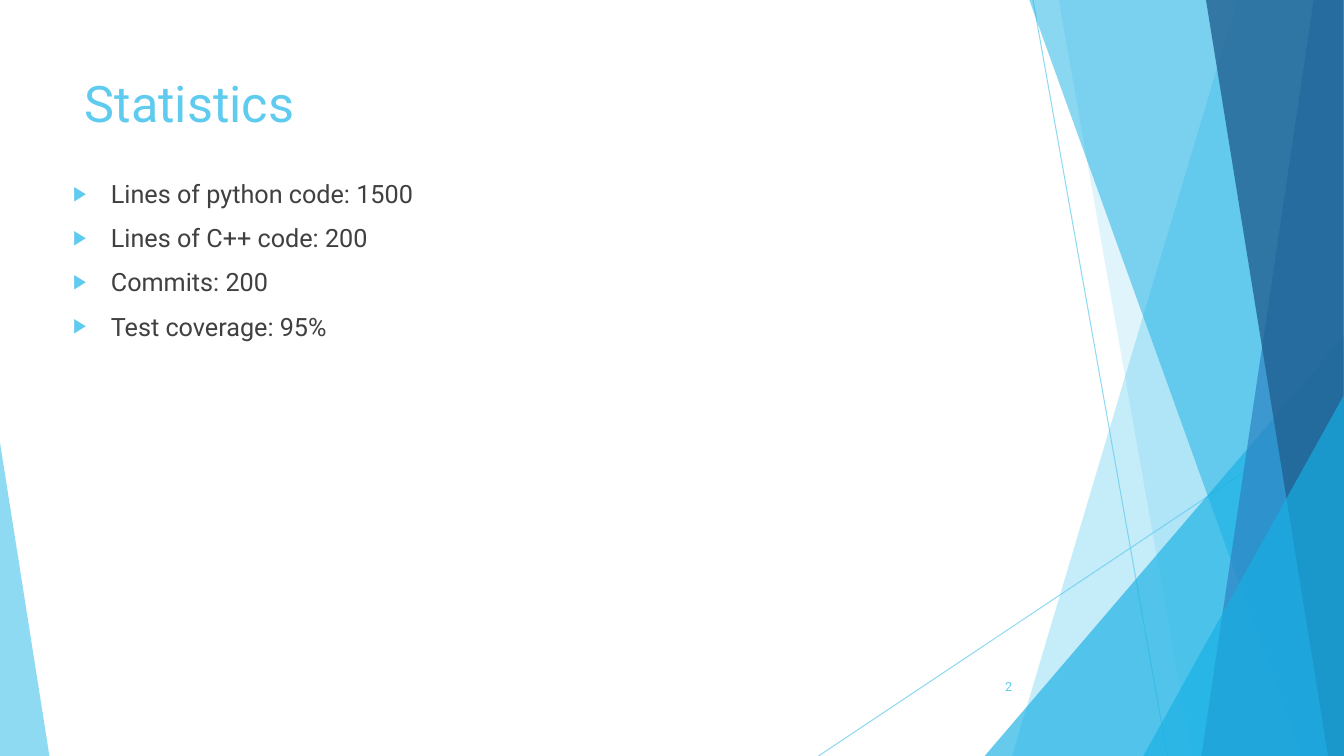
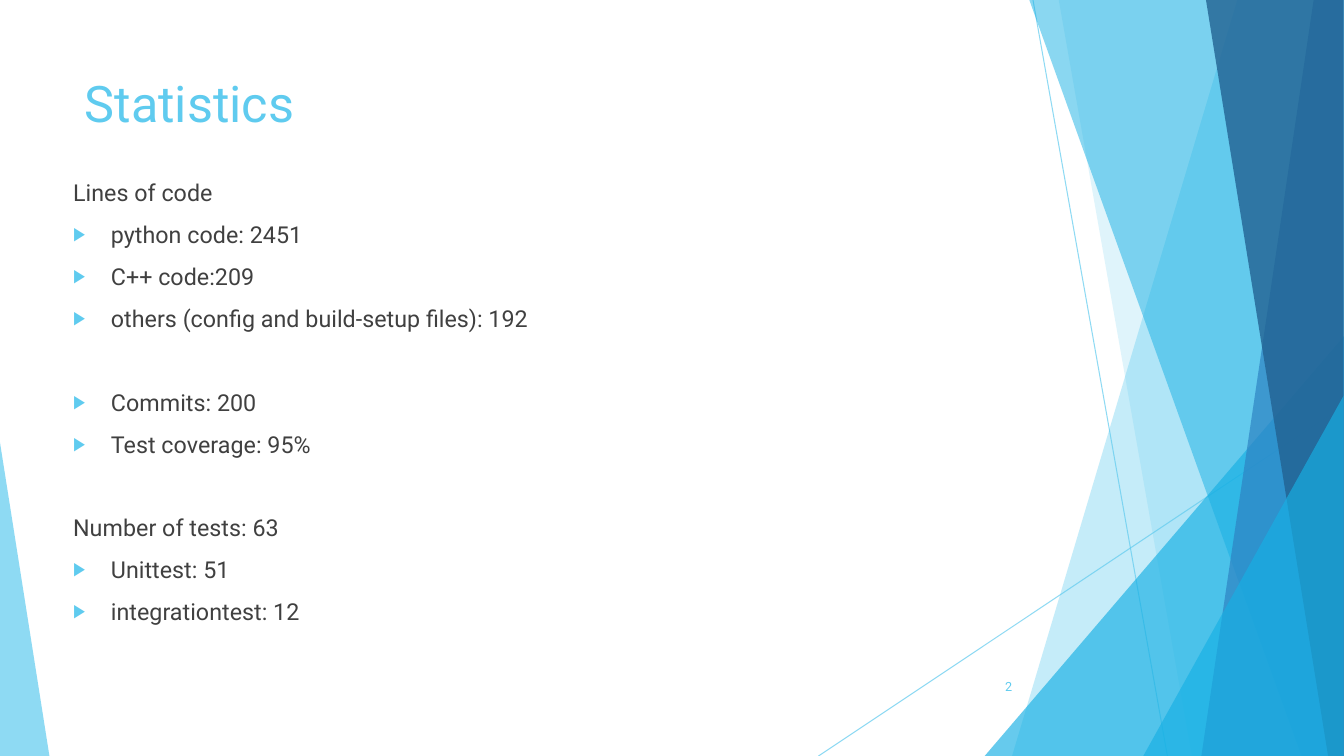
Before and after one commit to TheSlimvReal/PSE---LA-meets-ML, a slide deck: slide 2 of TestReport/Test_report_presentation.pptx. Drawn at 1344x756 pixels with LibreOffice and Linux fonts; fonts in the diff are those of the drawing. Boxes give left, top, right and bottom in pixels: in the first picture for what was removed or moved away, otherwise in the second. Text is boxed around its words. In the diff, an @@ line names an element or a change of style, - is before the commit and + after.

```diff
--- a/TestReport/Test_report_presentation.pptx
+++ b/TestReport/Test_report_presentation.pptx
@@ text at bbox=[73, 183, 527, 332]: text changed; size 18 to 16.6 pt @@
-▶ Lines of python code: 1500
-▶ Lines of C++ code: 200
+Lines of code
+▶ python code: 2451
+▶ C++ code:209
+▶ others (config and build-setup files): 192
@@ text at bbox=[111, 394, 310, 458]: size 18 to 16.6 pt in "Commits: 200", "Test coverage: 95%" @@
@@ text at bbox=[73, 518, 279, 578]: paragraphs added @@
+Number of tests: 63
+▶ Unittest: 51
+▶ integrationtest: 12
```
Also in this commit, not shown: 2 other slides changed, 3 slides added, 3 other files.
